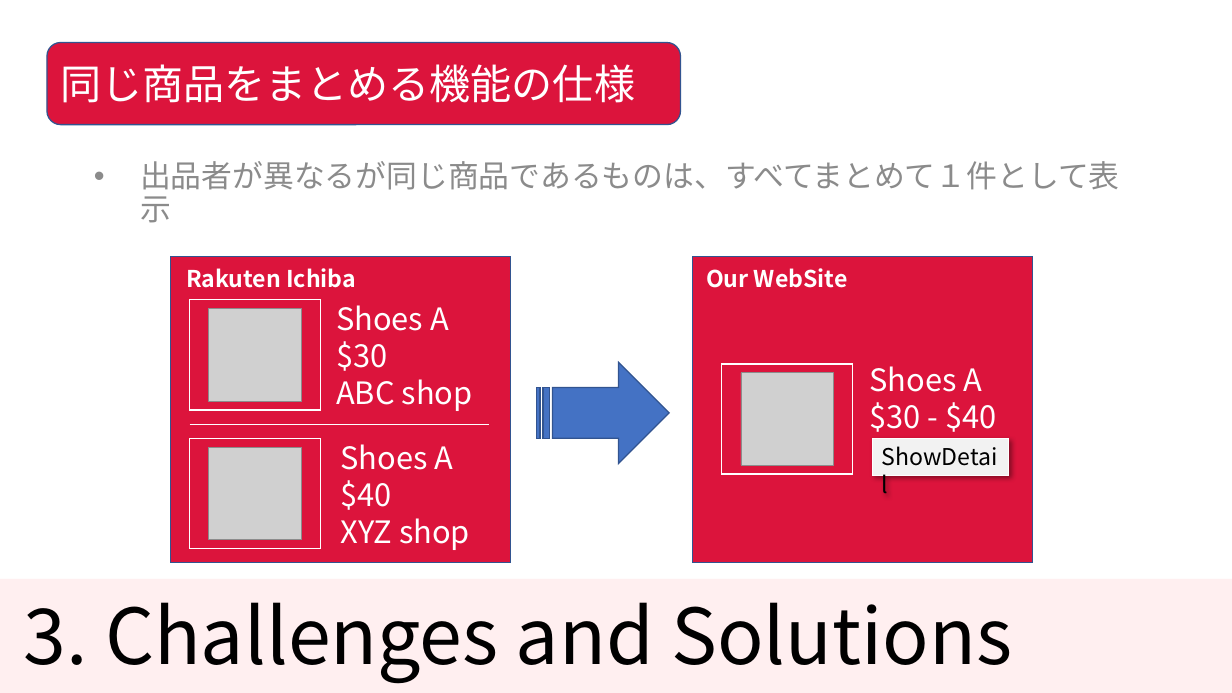
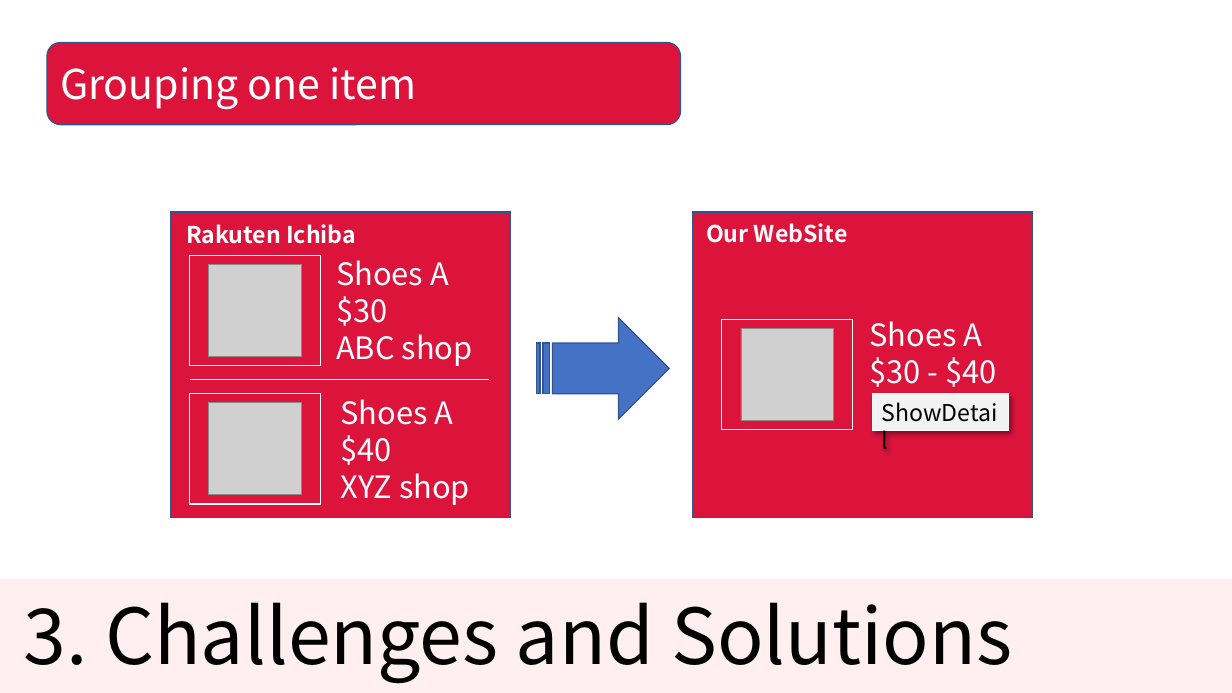
Before and after one commit to KNobuki/Rakuten_fashion, a slide deck: slide 12 of presentation/Presentation.pptx. Drawn at 1232x693 pixels with LibreOffice and Linux fonts; fonts in the diff are those of the drawing; grey boxes stand for pictures. Boxes give left, top, right and bottom in pixels: in the first picture for what was removed or moved away, otherwise in the second. Text is boxed around its words. In the diff, an @@ line names an element or a change of style, - is before the commit and + after.

```diff
--- a/presentation/Presentation.pptx
+++ b/presentation/Presentation.pptx
@@ text in rounded rectangle at <box>60,67,417,110</box>: text changed @@
-同じ商品をまとめる機能の仕様
+Grouping one item
@@ text removed at <box>140,161,1120,190</box> @@
-• 出品者が異なるが同じ商品であるものは、すべてまとめて１件として表示
@@ 6 rectangles, 5 texts, 3 pictures, 1 line, 1 striped right arrow: place and size @@
-6 rectangles, 5 texts, 3 pictures, 1 line, 1 striped right arrow at <box>171,257,1033,563</box>
+6 rectangles, 5 texts, 3 pictures, 1 line, 1 striped right arrow at <box>171,213,1033,518</box>
```
Also in this commit, not shown: 4 other slides changed, 1 other file.
